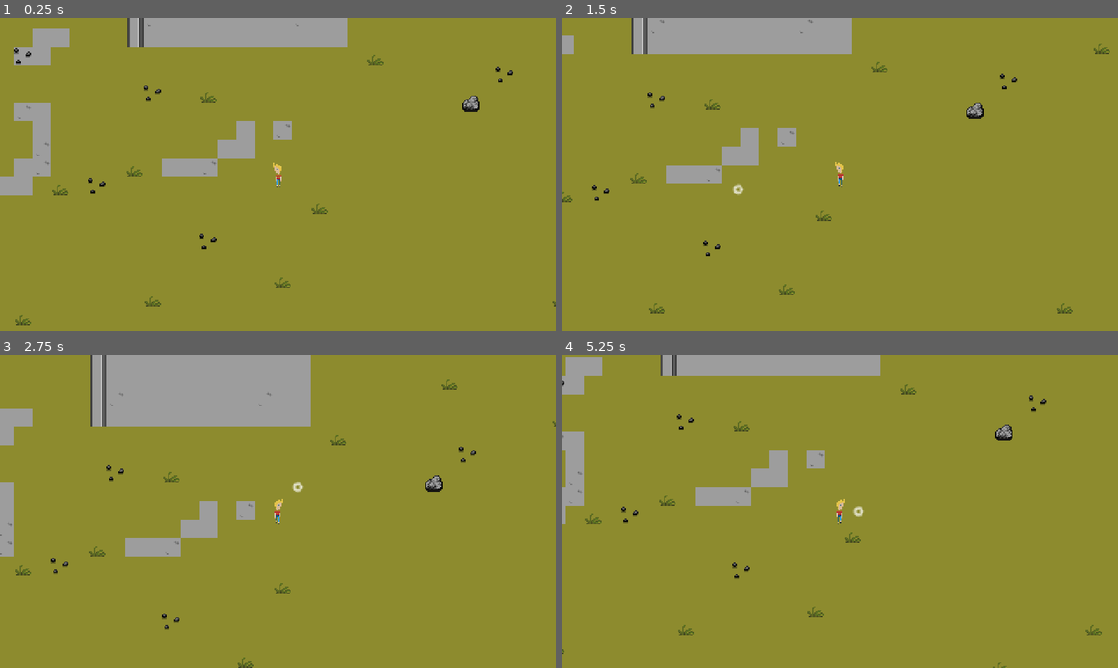
Above: before the commit, frames 1-4 (two rows, left to right).
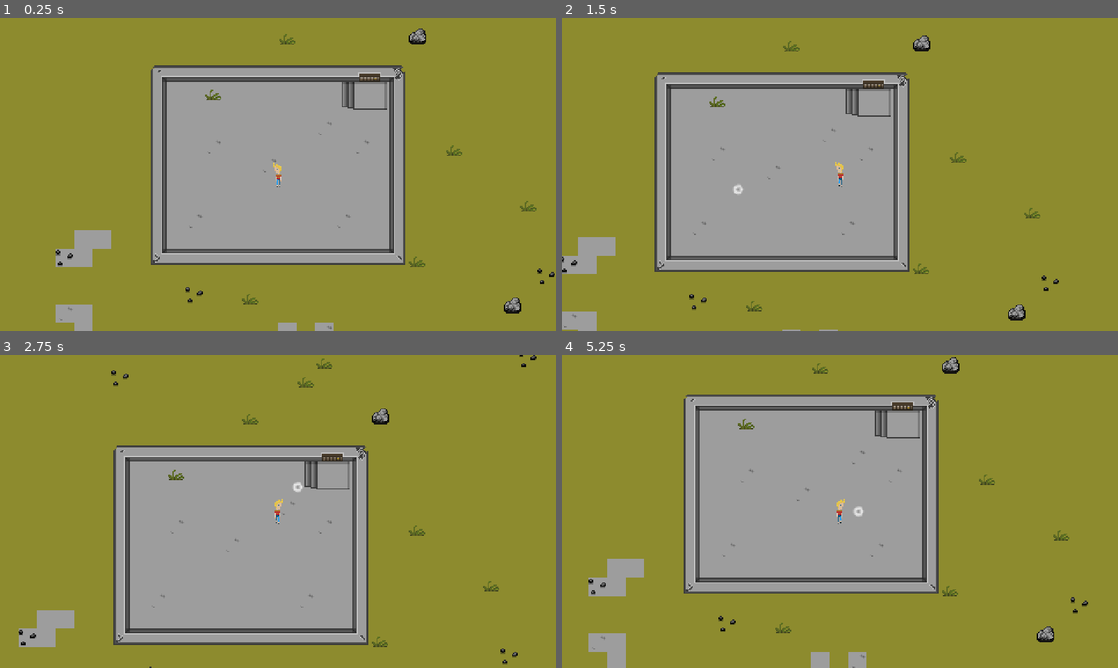
Above: after the commit, the same moments.

Repository: squiredotgames/shelter-remastered
Game: Godot game, scene res://core/game.tscn
Two runs of this game, one before a commit and one after it. Both use one fixed random seed, a clock stepped at 60 frames per second and the inputs below.
Inputs (mouse positions are in pixels of both pictures, inside the frame that each line leads up to):
- Up to frame 1 (0.25 s): no input
- Up to frame 2 (1.5 s): tap Enter at 0.5 s; move the mouse to (962, 158) at 0.52 s; click (962, 158) at 0.6 s; move the mouse to (728, 190) at 1.27 s; click (728, 190) at 1.35 s
- Up to frame 3 (2.75 s): move the mouse to (333, 442) at 2.02 s; click (333, 442) at 2.1 s
- Up to frame 4 (5.25 s): move the mouse to (812, 574) at 2.77 s; click (812, 574) at 2.85 s; move the mouse to (1006, 558) at 3.52 s; click (1006, 558) at 3.6 s; move the mouse to (673, 464) at 4.27 s; click (673, 464) at 4.35 s; move the mouse to (867, 511) at 5.02 s; click (867, 511) at 5.1 s

The runs differ from the first frame. In frame 1, 36% of the frame differs, in the area x 0-100%, y 0-100%; in frame 2, 35%; in frame 3, 40%; in frame 4, 35%.

Commit message:
Fix Y-sort depth and organize level entities
Parent walls, rocks, and door under Entities with Decorations and Walls sub-nodes (y_sort on each). Add decoration_depth.gd for Puertayescalera global Y sort with sprite position pin. Add player to group for decoration script.

Co-authored-by: Cursor <cursoragent@cursor.com>

Diff:
--- a/entities/player/player.gd
+++ b/entities/player/player.gd
@@ -24,6 +24,7 @@
 
 
 func _ready() -> void:
+	add_to_group("player")
 	target = global_position
 
 
--- /dev/null
+++ b/entities/props/decoration_depth.gd
@@ -0,0 +1,33 @@
+extends Node2D
+## Y-sort within a Y-sort enabled ancestor uses each item's effective Y in that
+## ancestor's space. Godot's [code]y_sort_origin[/code] does NOT exist on plain
+## [Node2D], so we instead move this node so its [b]global[/b] Y sits just above
+## the player's, then counter-offset the child sprite so the artwork stays put.
+##
+## Place the decoration sprite as a child named "Sprite2D" of this Node2D.
+## Works regardless of how deep this node and the player are nested, as long as
+## they share a Y-sort enabled ancestor (each Node2D in the chain must also have
+## [member CanvasItem.y_sort_enabled] = true).
+
+@export var sprite_path: NodePath = ^"Sprite2D"
+
+var _sprite: Node2D
+var _base_global_position: Vector2
+
+
+func _ready() -> void:
+	_sprite = get_node(sprite_path) as Node2D
+	_base_global_position = global_position
+
+
+func _process(_delta: float) -> void:
+	var player: Node2D = get_tree().get_first_node_in_group("player") as Node2D
+	if player == null or _sprite == null:
+		global_position = _base_global_position
+		_sprite.global_position = _base_global_position
+		return
+
+	# Sort just above the player → drawn earlier → ends up behind the player.
+	global_position = Vector2(_base_global_position.x, player.global_position.y - 1.0)
+	# Pin the visual back to the original world position.
+	_sprite.global_position = _base_global_position
--- a/levels/level_01.tscn
+++ b/levels/level_01.tscn
@@ -2,7 +2,16 @@
 
 [ext_resource type="Texture2D" uid="uid://c1njfw8jn7pdb" path="res://sprites/Environment/Background/backgroundatlas.png" id="1_ty3hu"]
 [ext_resource type="PackedScene" uid="uid://640o6fvr61a" path="res://entities/props/rock.tscn" id="2_mckh2"]
-[ext_resource type="PackedScene" path="res://entities/walls/wall_left.tscn" id="7_xw3ee"]
+[ext_resource type="PackedScene" uid="uid://bqj8m0wallt0p" path="res://entities/walls/wall_top.tscn" id="4_5dxk1"]
+[ext_resource type="PackedScene" uid="uid://bqj8m0wallr1g" path="res://entities/walls/wall_right.tscn" id="5_kjd3d"]
+[ext_resource type="PackedScene" uid="uid://bqj8m0wallb0t" path="res://entities/walls/wall_bottom.tscn" id="6_qdeet"]
+[ext_resource type="PackedScene" uid="uid://bqj8m0walll3f" path="res://entities/walls/wall_left.tscn" id="7_xw3ee"]
+[ext_resource type="PackedScene" uid="uid://bqj8m0wcrnbl" path="res://entities/walls/wall_corner_bl.tscn" id="7_y72ps"]
+[ext_resource type="PackedScene" uid="uid://bqj8m0wcrnbr" path="res://entities/walls/wall_corner_br.tscn" id="8_xw3ee"]
+[ext_resource type="PackedScene" uid="uid://bqj8m0wcrntl" path="res://entities/walls/wall_corner_tl.tscn" id="9_l0eo6"]
+[ext_resource type="PackedScene" uid="uid://bqj8m0wcrntr" path="res://entities/walls/wall_corner_tr.tscn" id="10_d3o6j"]
+[ext_resource type="Texture2D" uid="uid://7hebgvec7gxd" path="res://sprites/Decorations/puertayescalera.png" id="11_kjd3d"]
+[ext_resource type="Script" uid="uid://ueoscqsmw8e7" path="res://entities/props/decoration_depth.gd" id="12_depth"]
 
 [sub_resource type="TileSetAtlasSource" id="TileSetAtlasSource_mckh2"]
 texture = ExtResource("1_ty3hu")
@@ -31,51 +40,109 @@
 [node name="Level01" type="Node2D" unique_id=244492990]
 
 [node name="SpawnPoint" type="Marker2D" parent="." unique_id=116662590]
-position = Vector2(148, 94)
+position = Vector2(112, -80)
 
 [node name="BottomTileMapLayer" type="TileMapLayer" parent="." unique_id=412088145]
 tile_map_data = PackedByteArray("AAAAAAAABgAAAAAAAAABAAAABgAAAAAAAAACAAAABgAAAAAAAAADAAAABgAAAAAAAAAEAAAABgAAAAAAAAAFAA …(141200 unchanged characters)…
 tile_set = SubResource("TileSet_81a5f")
+metadata/_edit_lock_ = true
 
 [node name="TopTileMapLayer" type="TileMapLayer" parent="." unique_id=1559338434]
 tile_map_data = PackedByteArray("AAAIAAUABgABAAAAAAAGAP7/BgABAAAAAAD+/wEABgABAAAAAAATAA4ABgACAAAAAAD2/wcABgACAAAAAADy// …(864 unchanged characters)…
 tile_set = SubResource("TileSet_81a5f")
+metadata/_edit_lock_ = true
 
 [node name="Entities" type="Node2D" parent="." unique_id=1291062864]
 y_sort_enabled = true
 
-[node name="Rock" parent="Entities" unique_id=1610345059 instance=ExtResource("2_mckh2")]
+[node name="Decorations" type="Node2D" parent="Entities"]
+y_sort_enabled = true
+
+[node name="Rock" parent="Entities/Decorations" unique_id=1610345059 instance=ExtResource("2_mckh2")]
 position = Vector2(-202, 45)
 
-[node name="Rock2" parent="Entities" unique_id=1682112968 instance=ExtResource("2_mckh2")]
+[node name="Rock2" parent="Entities/Decorations" unique_id=1682112968 instance=ExtResource("2_mckh2")]
 position = Vector2(232, -200)
 
-[node name="Rock3" parent="Entities" unique_id=149173872 instance=ExtResource("2_mckh2")]
+[node name="Rock3" parent="Entities/Decorations" unique_id=149173872 instance=ExtResource("2_mckh2")]
 position = Vector2(501, -154)
 
-[node name="Rock4" parent="Entities" unique_id=1708848191 instance=ExtResource("2_mckh2")]
+[node name="Rock4" parent="Entities/Decorations" unique_id=1708848191 instance=ExtResource("2_mckh2")]
 position = Vector2(254, 248)
 
-[node name="Rock5" parent="Entities" unique_id=2117650380 instance=ExtResource("2_mckh2")]
+[node name="Rock5" parent="Entities/Decorations" unique_id=2117650380 instance=ExtResource("2_mckh2")]
 position = Vector2(314, 32)
 
-[node name="Rock6" parent="Entities" unique_id=1754910539 instance=ExtResource("2_mckh2")]
+[node name="Rock6" parent="Entities/Decorations" unique_id=1754910539 instance=ExtResource("2_mckh2")]
 position = Vector2(-114, -230)
 
-[node name="Rock7" parent="Entities" unique_id=1484358696 instance=ExtResource("2_mckh2")]
+[node name="Rock7" parent="Entities/Decorations" unique_id=1484358696 instance=ExtResource("2_mckh2")]
 position = Vector2(-202, 202)
 
-[node name="WallCornerBR" parent="Entities" unique_id=1296191352]
+[node name="Puertayescalera" type="Node2D" parent="Entities/Decorations" unique_id=1612046101]
+position = Vector2(184, -152)
+script = ExtResource("12_depth")
+max_north_track = 800.935
+
+[node name="Sprite2D" type="Sprite2D" parent="Entities/Decorations/Puertayescalera" unique_id=1612046102]
+texture = ExtResource("11_kjd3d")
+
+[node name="Walls" type="Node2D" parent="Entities"]
+y_sort_enabled = true
+
+[node name="WallLeft" parent="Entities/Walls" unique_id=1160830298 instance=ExtResource("7_xw3ee")]
+position = Vector2(8, -136)
+
+[node name="WallLeft3" parent="Entities/Walls" unique_id=478462316 instance=ExtResource("7_xw3ee")]
+position = Vector2(8, -88)
+
+[node name="WallLeft4" parent="Entities/Walls" unique_id=624044805 instance=ExtResource("7_xw3ee")]
+position = Vector2(8, -40)
+
+[node name="WallTop" parent="Entities/Walls" unique_id=1338351854 instance=ExtResource("4_5dxk1")]
+position = Vector2(40, -168)
+
+[node name="WallTop2" parent="Entities/Walls" unique_id=233845706 instance=ExtResource("4_5dxk1")]
+position = Vector2(88, -168)
+
+[node name="WallTop3" parent="Entities/Walls" unique_id=300167453 instance=ExtResource("4_5dxk1")]
+position = Vector2(136, -168)
+
+[node name="WallTop4" parent="Entities/Walls" unique_id=1081166254 instance=ExtResource("4_5dxk1")]
+position = Vector2(184, -168)
+
+[node name="WallRight" parent="Entities/Walls" unique_id=1244411892 instance=ExtResource("5_kjd3d")]
+position = Vector2(216, -136)
+
+[node name="WallRight2" parent="Entities/Walls" unique_id=976819995 instance=ExtResource("5_kjd3d")]
+position = Vector2(216, -88)
+
+[node name="WallRight3" parent="Entities/Walls" unique_id=1198870345 instance=ExtResource("5_kjd3d")]
+position = Vector2(216, -40)
+
+[node name="WallBottom" parent="Entities/Walls" unique_id=1799833678 instance=ExtResource("6_qdeet")]
+position = Vector2(40, -8)
+
+[node name="WallBottom2" parent="Entities/Walls" unique_id=872074626 instance=ExtResource("6_qdeet")]
+position = Vector2(88, -8)
+
+[node name="WallBottom3" parent="Entities/Walls" unique_id=974490890 instance=ExtResource("6_qdeet")]
+position = Vector2(136, -8)
+
+[node name="WallBottom4" parent="Entities/Walls" unique_id=1373139141 instance=ExtResource("6_qdeet")]
+position = Vector2(184, -8)
+
+[node name="WallCornerBL" parent="Entities/Walls" unique_id=881353215 instance=ExtResource("7_y72ps")]
+position = Vector2(8, -168)
+
+[node name="WallCornerBR" parent="Entities/Walls" unique_id=447562576 instance=ExtResource("8_xw3ee")]
 position = Vector2(216, -168)
 
-[node name="WallRight" parent="Entities" unique_id=885631986]
-position = Vector2(216, -136)
+[node name="WallCornerTL" parent="Entities/Walls" unique_id=552254512 instance=ExtResource("9_l0eo6")]
+position = Vector2(216, -8)
 
-[node name="WallRight2" parent="Entities" unique_id=43786276]
-position = Vector2(216, -88)
-
-[node name="WallRight3" parent="Entities" unique_id=1875407583]
-position = Vector2(216, -40)
+[node name="WallCornerTR" parent="Entities/Walls" unique_id=117687613 instance=ExtResource("10_d3o6j")]
+position = Vector2(8, -8)
 
 [node name="WorldBounds" type="Node2D" parent="." unique_id=1848237374]
 
@@ -106,15 +173,3 @@
 [node name="CollisionShape2D" type="CollisionShape2D" parent="WorldBounds/WestWall" unique_id=2010415521]
 position = Vector2(-445, 6.5)
 shape = SubResource("RectangleShape2D_mllcm")
-
-[node name="Walls" type="Node2D" parent="." unique_id=1743143615]
-y_sort_enabled = true
-
-[node name="WallLeft" parent="Walls" unique_id=1160830298 instance=ExtResource("7_xw3ee")]
-position = Vector2(24, -136)
-
-[node name="WallLeft2" parent="Walls" unique_id=1581073021 instance=ExtResource("7_xw3ee")]
-position = Vector2(24, -88)
-
-[node name="WallLeft3" parent="Walls" unique_id=478462316 instance=ExtResource("7_xw3ee")]
-position = Vector2(24, -40)
Not shown, added: entities/props/decoration_depth.gd.uid
